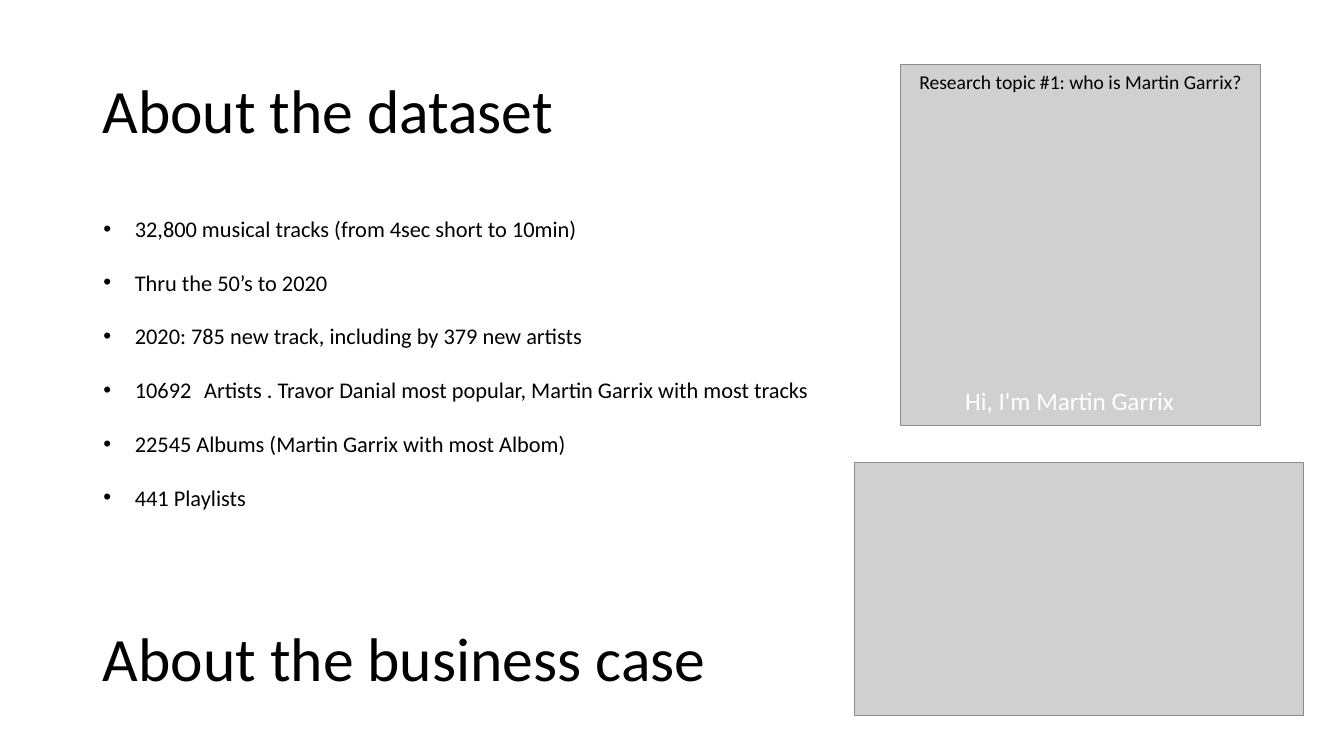
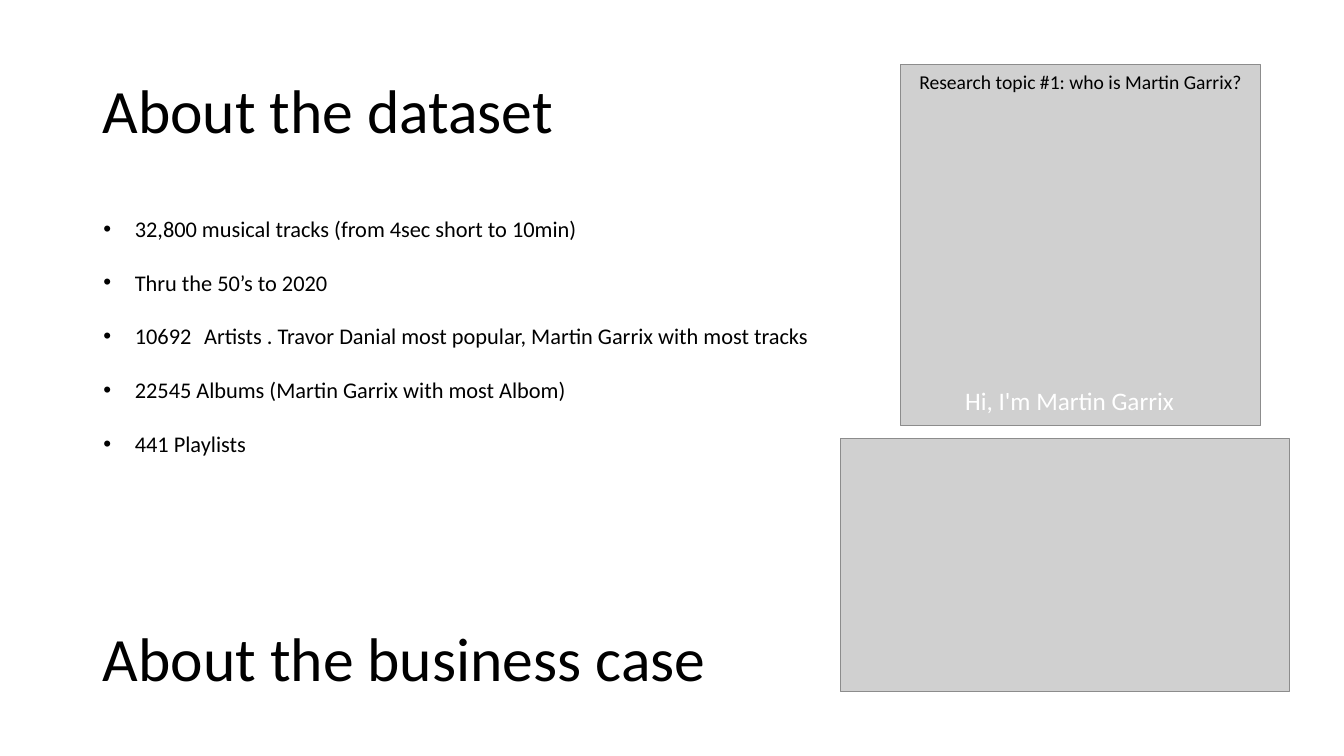
Before and after one commit to GuyRayOv/Spotify, a slide deck: slide 2 of data/Project Presentation.pptx. Drawn at 1344x756 pixels with LibreOffice and Linux fonts; fonts in the diff are those of the drawing; grey boxes stand for pictures. Boxes give left, top, right and bottom in pixels: in the first picture for what was removed or moved away, otherwise in the second. Text is boxed around its words. In the diff, an @@ line names an element or a change of style, - is before the commit and + after.

```diff
--- a/data/Project Presentation.pptx
+++ b/data/Project Presentation.pptx
@@ text at [135,328,582,348]: paragraph removed @@
-• 2020: 785 new track, including by 379 new artists
@@ picture: place and size @@
-picture at [855,463,1304,717]
+picture at [840,439,1289,693]
```
Also in this commit, not shown: 1 other slide changed.
